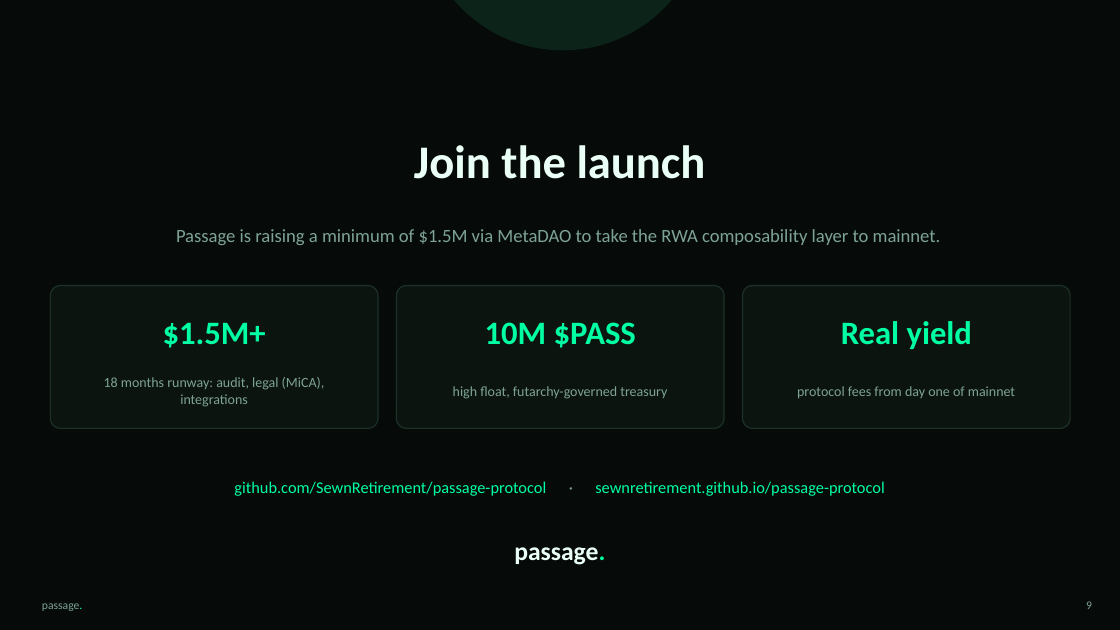
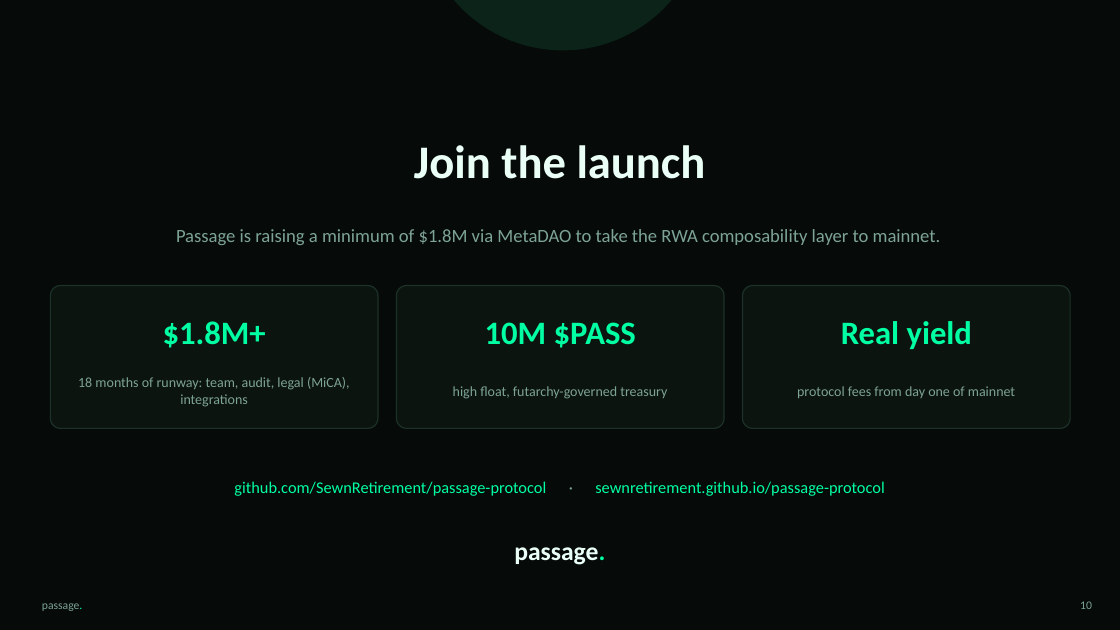
Before and after one commit to SewnRetirement/Passage-Protocol, a slide deck: slide 10 of assets/passage-deck.pptx (slide 9 before the commit). Drawn at 1120x630 pixels with LibreOffice and Linux fonts; fonts in the diff are those of the drawing. Boxes give left, top, right and bottom in pixels: in the first picture for what was removed or moved away, otherwise in the second. Text is boxed around its words. In the diff, an @@ line names an element or a change of style, - is before the commit and + after.

```diff
--- a/assets/passage-deck.pptx
+++ b/assets/passage-deck.pptx
@@ text at box(176, 229, 941, 245): text changed @@
-Passage is raising a minimum of $1.5M via MetaDAO to take the RWA composability layer to mainnet.
+Passage is raising a minimum of $1.8M via MetaDAO to take the RWA composability layer to mainnet.
@@ text at box(163, 321, 266, 348): text changed @@
-$1.5M+
+$1.8M+
@@ text at box(78, 377, 350, 407): text changed @@
-18 months runway: audit, legal (MiCA), integrations
+18 months of runway: team, audit, legal (MiCA), integrations
@@ text at box(1080, 601, 1092, 609): text changed @@
-9
+10
```
Also in this commit, not shown: 2 other slides changed, 1 slide added, 1 other file.
